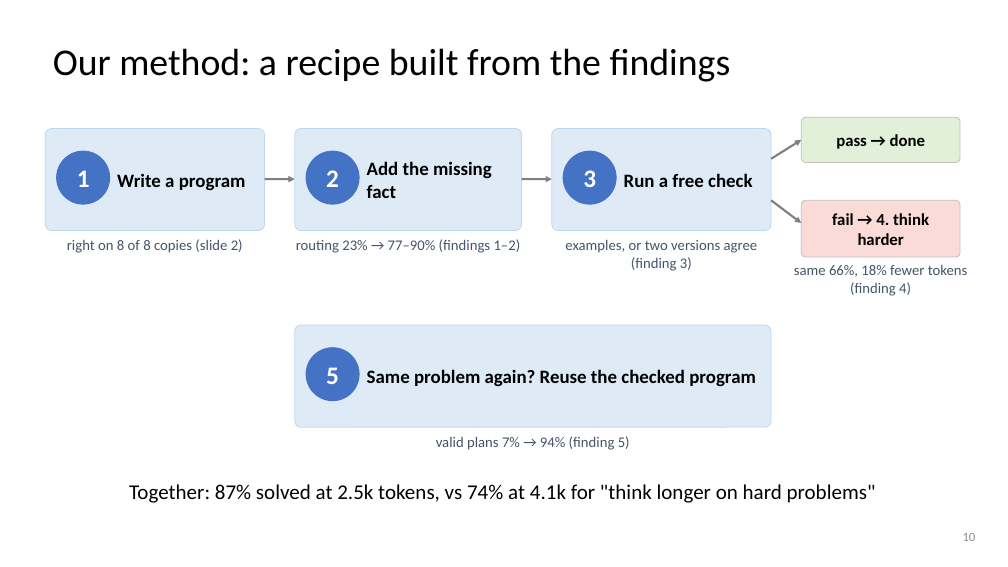
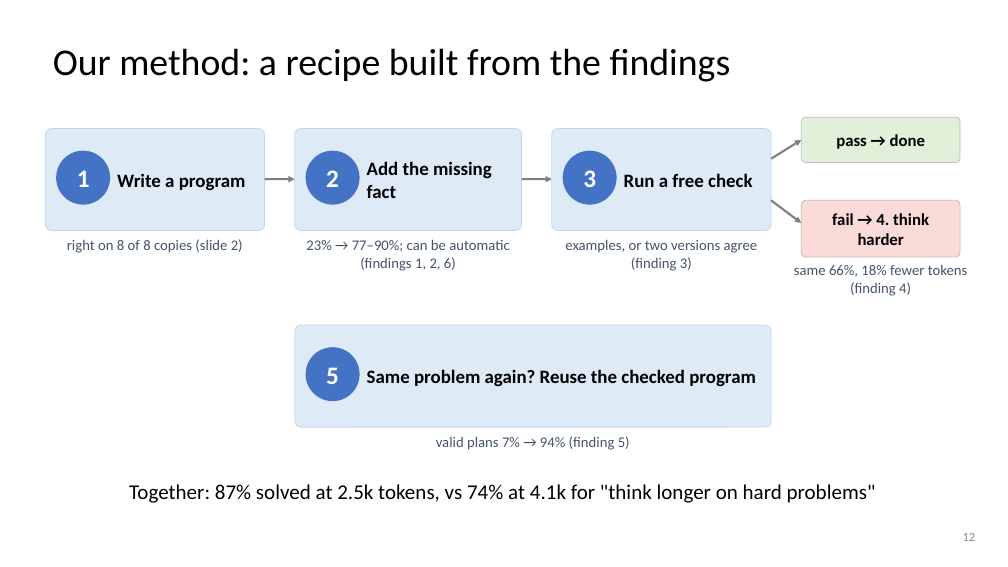
Before and after one commit to dlwns147/CSED490E_Project_Team5, a slide deck: slide 12 of PROPOSAL_slides.pptx (slide 10 before the commit). Drawn at 1008x567 pixels with LibreOffice and Linux fonts; fonts in the diff are those of the drawing. Boxes give left, top, right and bottom in pixels: in the first picture for what was removed or moved away, otherwise in the second. Text is boxed around its words. In the diff, an @@ line names an element or a change of style, - is before the commit and + after.

```diff
--- a/PROPOSAL_slides.pptx
+++ b/PROPOSAL_slides.pptx
@@ text at bbox=[306, 239, 509, 271]: text changed @@
-routing 23% → 77–90% (findings 1–2)
+23% → 77–90%; can be automatic (findings 1, 2, 6)
@@ page number at bbox=[963, 533, 976, 541]: text changed @@
-10
+12
```
Also in this commit, not shown: 2 other slides changed, 2 slides added, 10 other files.
